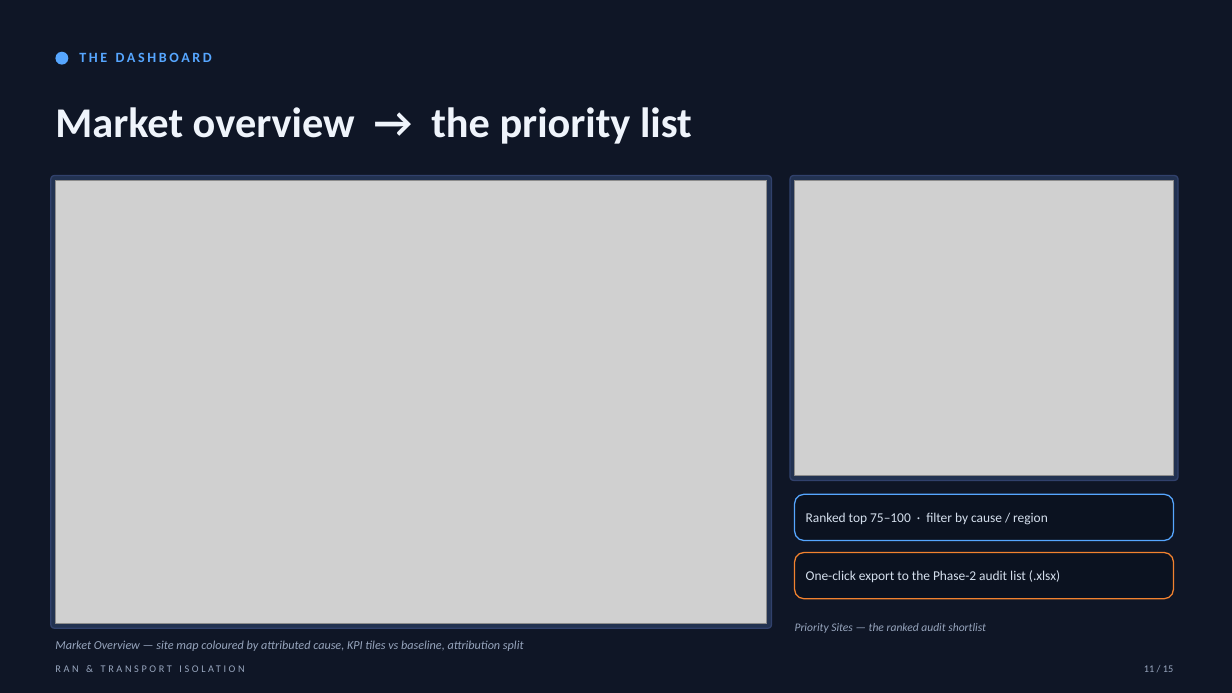
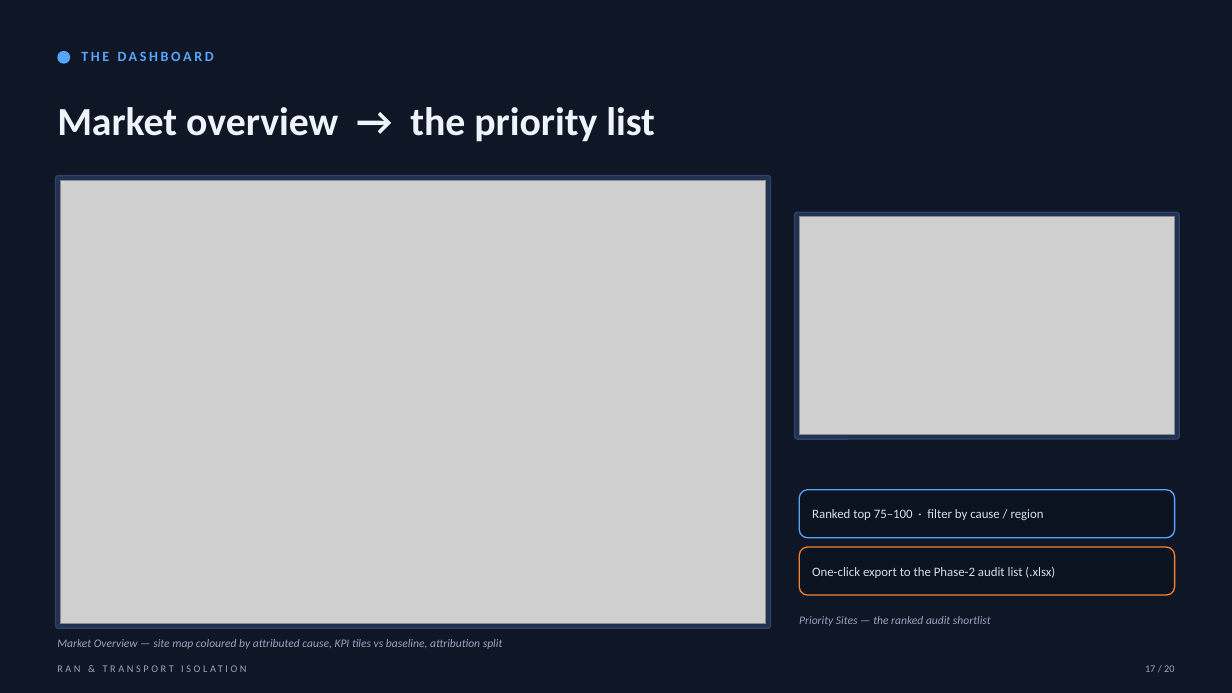
Before and after one commit to manjunathsept11/ran-transport-isolation, a slide deck: slide 17 of docs/RAN_Transport_Isolation.pptx (slide 11 before the commit). Drawn at 1232x693 pixels with LibreOffice and Linux fonts; fonts in the diff are those of the drawing; grey boxes stand for pictures. Boxes give left, top, right and bottom in pixels: in the first picture for what was removed or moved away, otherwise in the second. Text is boxed around its words. In the diff, an @@ line names an element or a change of style, - is before the commit and + after.

```diff
--- a/docs/RAN_Transport_Isolation.pptx
+++ b/docs/RAN_Transport_Isolation.pptx
@@ text "Market overview → the priority ..." at bbox=[57, 107, 655, 142]: size 33 to 31 pt @@
@@ rounded rectangle: place and size @@
-rounded rectangle at bbox=[51, 176, 772, 628]
+rounded rectangle at bbox=[55, 176, 771, 628]
@@ picture: place and size @@
-picture at bbox=[55, 180, 767, 624]
+picture at bbox=[60, 180, 766, 624]
@@ rounded rectangle: place and size @@
-rounded rectangle at bbox=[790, 176, 1178, 481]
+rounded rectangle at bbox=[795, 213, 1179, 439]
@@ picture: place and size @@
-picture at bbox=[795, 180, 1174, 476]
+picture at bbox=[799, 217, 1175, 434]
@@ text "Ranked top 75–100 · filter ..." at bbox=[812, 509, 1044, 520]: size 10.5 to 10 pt @@
@@ 2 rounded rectangles, 1 text: place and size @@
-2 rounded rectangles, 1 text at bbox=[795, 494, 1174, 633]
+2 rounded rectangles, 1 text at bbox=[799, 490, 1175, 626]
@@ proportions changed in 3 elements at bbox=[55, 176, 771, 628], bbox=[799, 490, 1175, 538], bbox=[799, 547, 1175, 595] @@
@@ text "One-click export to the Phase-2 ..." at bbox=[812, 567, 1055, 578]: size 10.5 to 10 pt @@
@@ text "Market Overview — site map ..." at bbox=[57, 639, 503, 649]: size 9.5 to 9 pt @@
@@ text at bbox=[1145, 665, 1174, 672]: text changed @@
-11 / 15
+17 / 20
```
Also in this commit, not shown: 12 other slides changed, 7 slides added, 2 slides removed, 2 other files.
